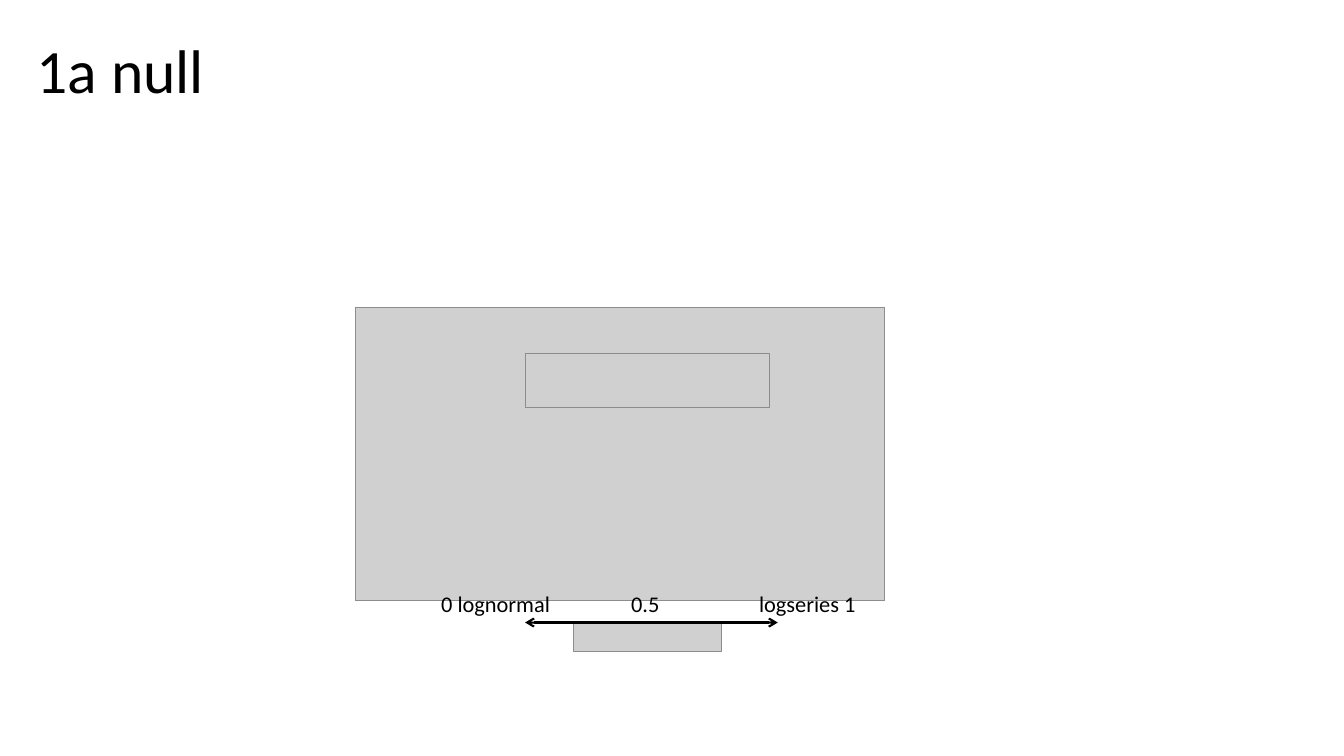
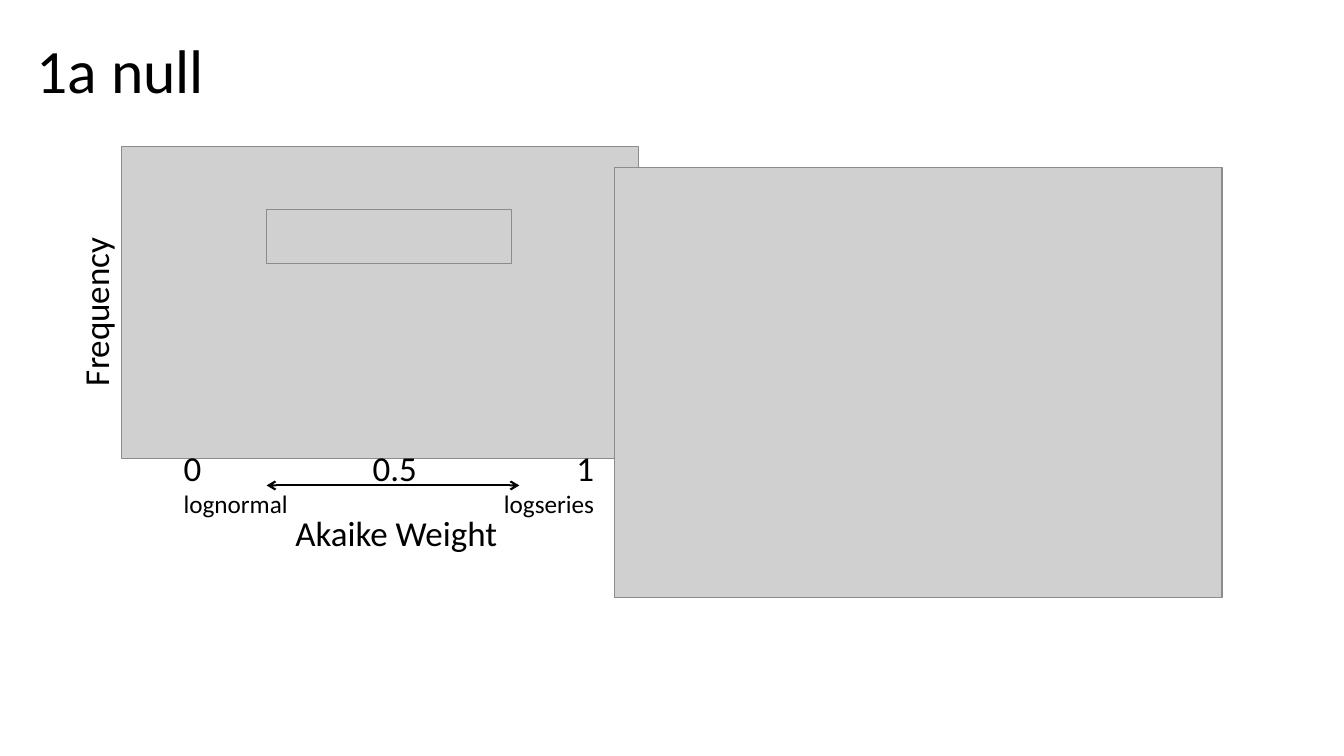
Before and after one commit to hurlbertlab/core-transient, a slide deck: slide 14 of output/plots/all_figs_with_legends.pptx. Drawn at 1344x756 pixels with LibreOffice and Linux fonts; fonts in the diff are those of the drawing; grey boxes stand for pictures. Boxes give left, top, right and bottom in pixels: in the first picture for what was removed or moved away, otherwise in the second. Text is boxed around its words. In the diff, an @@ line names an element or a change of style, - is before the commit and + after.

```diff
--- a/output/plots/all_figs_with_legends.pptx
+++ b/output/plots/all_figs_with_legends.pptx
@@ picture added at (122,146,639,459) @@
@@ picture added at (615,167,1223,598) @@
@@ picture: place and size @@
-picture at (525,354,770,408)
+picture at (267,210,512,264)
@@ text added at (76,252,119,382), 25 pt, text #000000 @@
+Frequency
@@ picture removed at (356,308,885,601) @@
@@ text "0.5": place and size @@
-text "0.5" at (631,594,659,612)
+text "0.5" at (373,452,417,486)
@@ text "0.5" at (373,452,417,486): size 16 to 25 pt @@
@@ text at (184,452,288,518): text changed; size 16 to 18 pt @@
-0 lognormal
+0
+lognormal
@@ text at (504,452,594,518): text changed; size 16 to 18 pt @@
-logseries 1
+1
+logseries
@@ double arrow moved from (525, 623) - (778, 623) to (267, 486) - (519, 486) @@
@@ text added at (295,521,497,552), 25 pt, text #000000 @@
+Akaike Weight
@@ picture removed at (574,622,722,651) @@
```
Also in this commit, not shown: 1 slide added, 1 slide removed, 3 other files.
